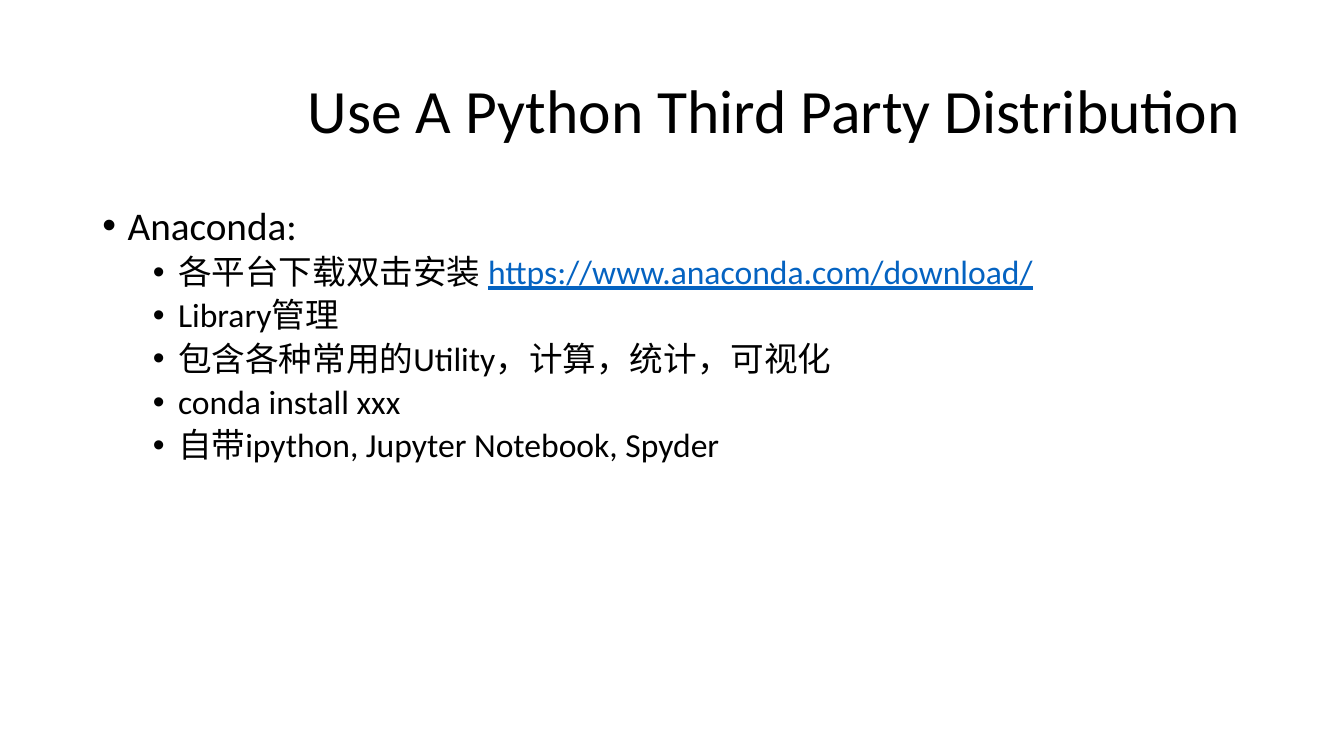
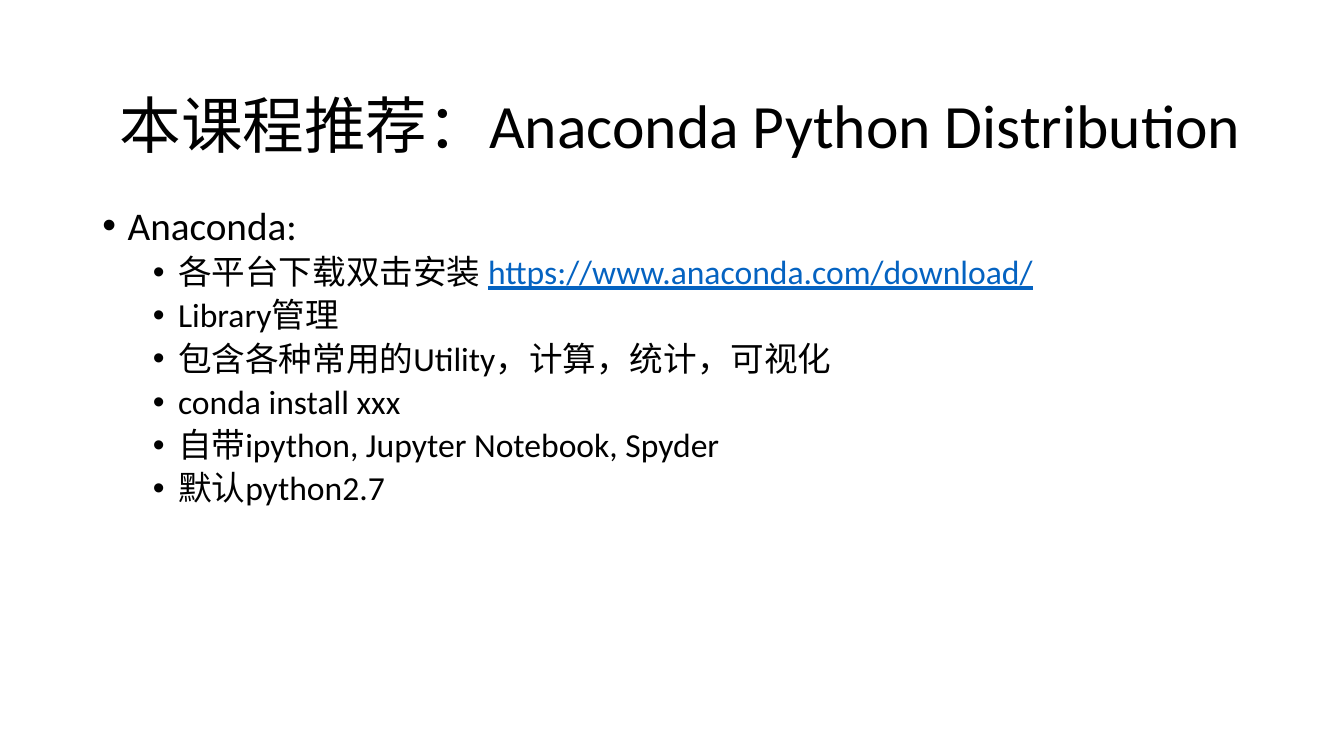
Before and after one commit to alexluliu/python101, a slide deck: slide 7 of 1/class 1.pptx. Drawn at 1344x756 pixels with LibreOffice and Linux fonts; fonts in the diff are those of the drawing; background and template pictures are left out. Boxes give left, top, right and bottom in pixels: in the first picture for what was removed or moved away, otherwise in the second. Text is boxed around its words. In the diff, an @@ line names an element or a change of style, - is before the commit and + after.

Commit message:
python101 v1.03

```diff
--- a/1/class 1.pptx
+++ b/1/class 1.pptx
@@ title at box(119, 96, 1240, 158): text changed @@
-Use A Python Third Party Distribution
+本课程推荐：Anaconda Python Distribution
@@ text at box(178, 471, 385, 506): paragraph added @@
+  • 默认python2.7
```
Also in this commit, not shown: 9 other slides changed, 1 other file.
